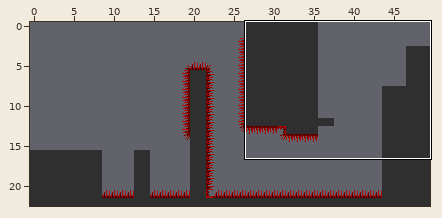
An edit to a level. Tiled map (JSON), Bin/Levels/Level_10.json. The first picture is a wide view before the edit; the outline marks the close-up.
Close-up. Before the commit:
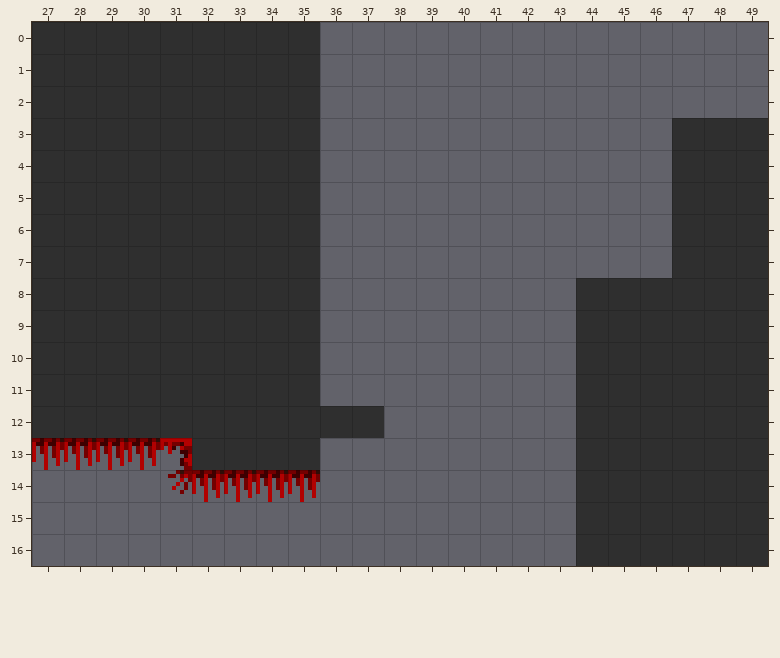
Cells are 8x8 px. Shown: x 27..49, y 0..16. The commit also changed other parts of the map, which this record leaves out.
After:
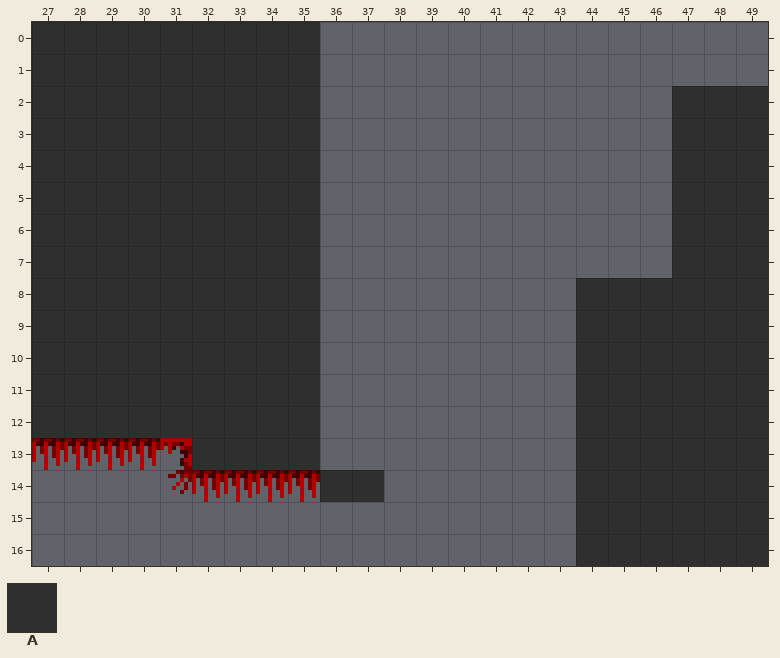
Key: from "passontileset": A 321.
_ is an empty cell.
The exact change:
Layer "FG1":
Tile A now appears in row 2 at x 47 to 49; in row 14 at x 36 to 37.
The edit erases tile A in row 12 at x 36 to 37.
Where, in picture pixels (left, top, right, bottom), the same in both close-ups:
added: (672, 86, 768, 118)
removed: (320, 406, 384, 438)
added: (320, 470, 384, 502)
